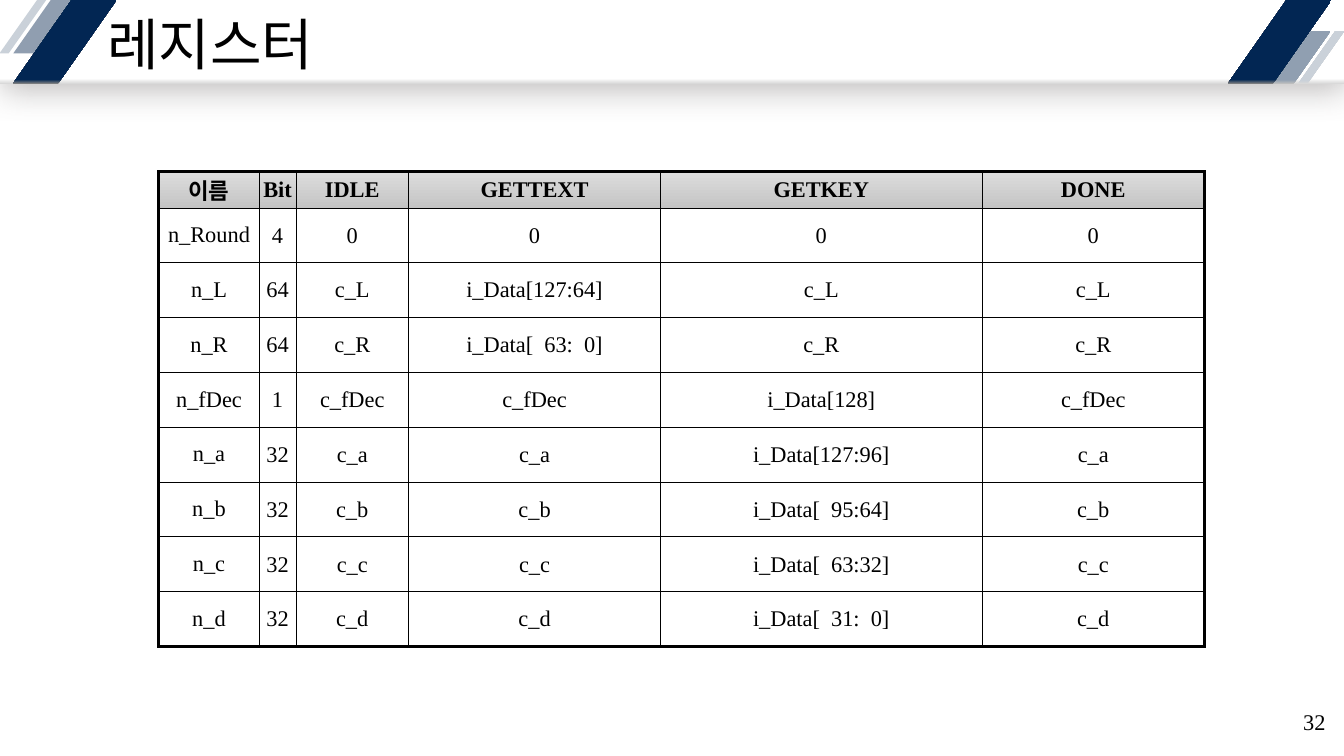
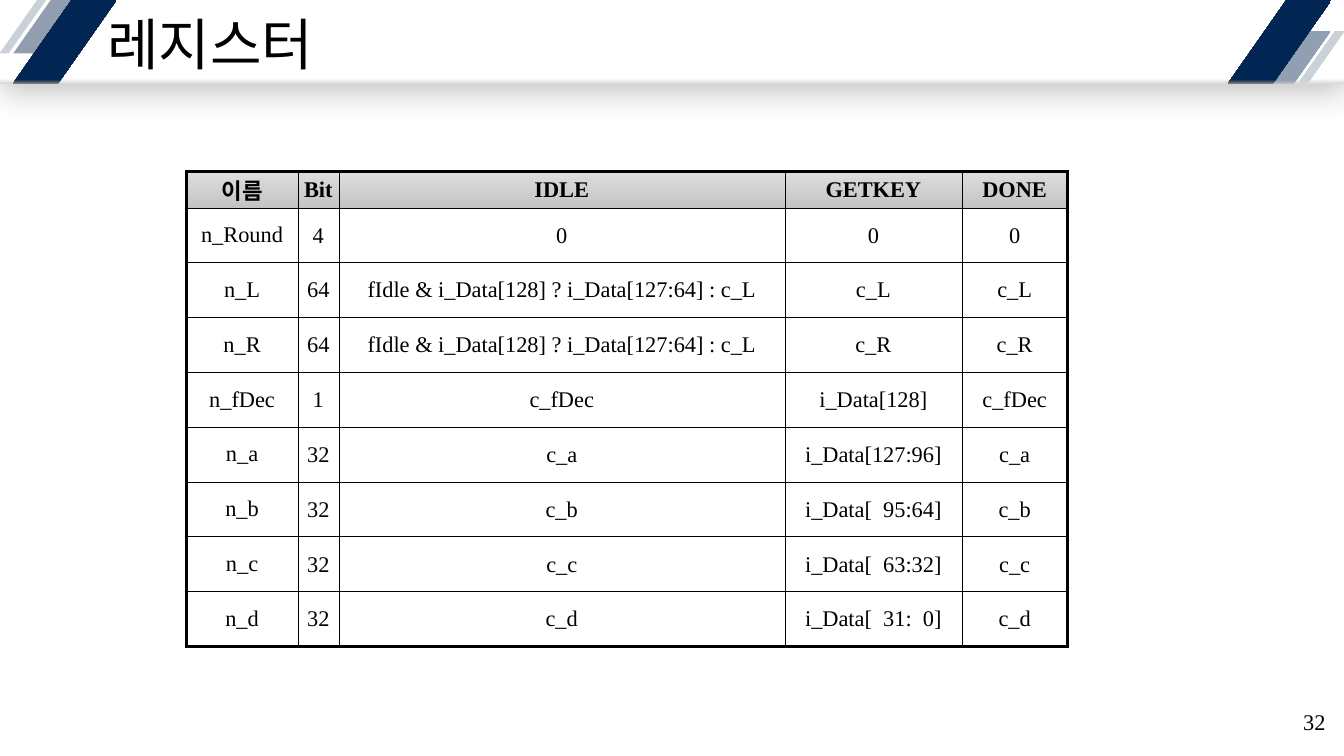
Before and after one commit to yuyu0830/FPGA_AES128, a slide deck: slide 32 of SEED/ref/SEED-128.pptx. Drawn at 1344x756 pixels with LibreOffice and Linux fonts; fonts in the diff are those of the drawing. Boxes give left, top, right and bottom in pixels: in the first picture for what was removed or moved away, otherwise in the second. Text is boxed around its words. In the diff, an @@ line names an element or a change of style, - is before the commit and + after.

```diff
--- a/SEED/ref/SEED-128.pptx
+++ b/SEED/ref/SEED-128.pptx
@@ table at bbox=[187, 171, 1068, 646] @@
-column 3: IDLE | 0 | c_L | c_R | c_fDec | c_a | c_b | c_c | c_d
-column 4: GETTEXT | 0 | i_Data[127:64] | i_Data[ 63: 0] | c_fDec | c_a | c_b | c_c | c_d
+column 3: IDLE | 0 | fIdle & i_Data[128] ? i_Data[127:64] : c_L | fIdle & i_Data[128] ? i_Data[127:64] : c_L | c_fDec | c_a | c_b | c_c | c_d
@@ table: place and size @@
-table at bbox=[159, 171, 1207, 646]
+table at bbox=[187, 171, 1068, 646]
```
Also in this commit, not shown: 1 other slide changed, 5 slides added, 4 other files.
